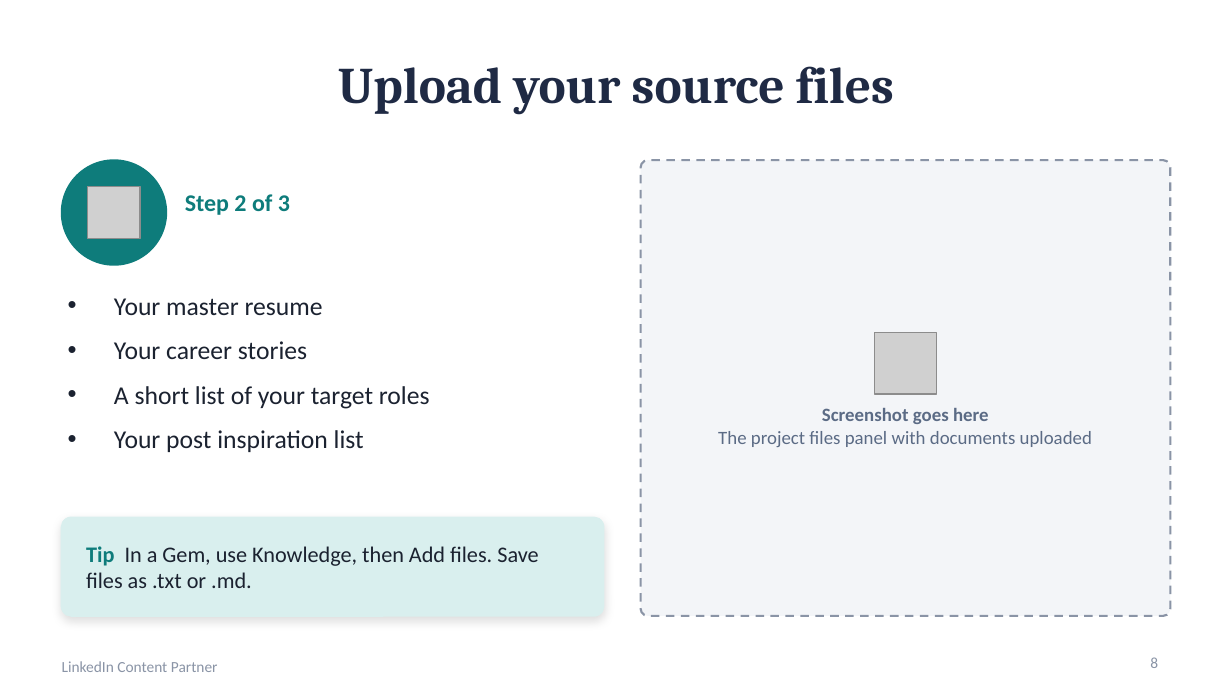
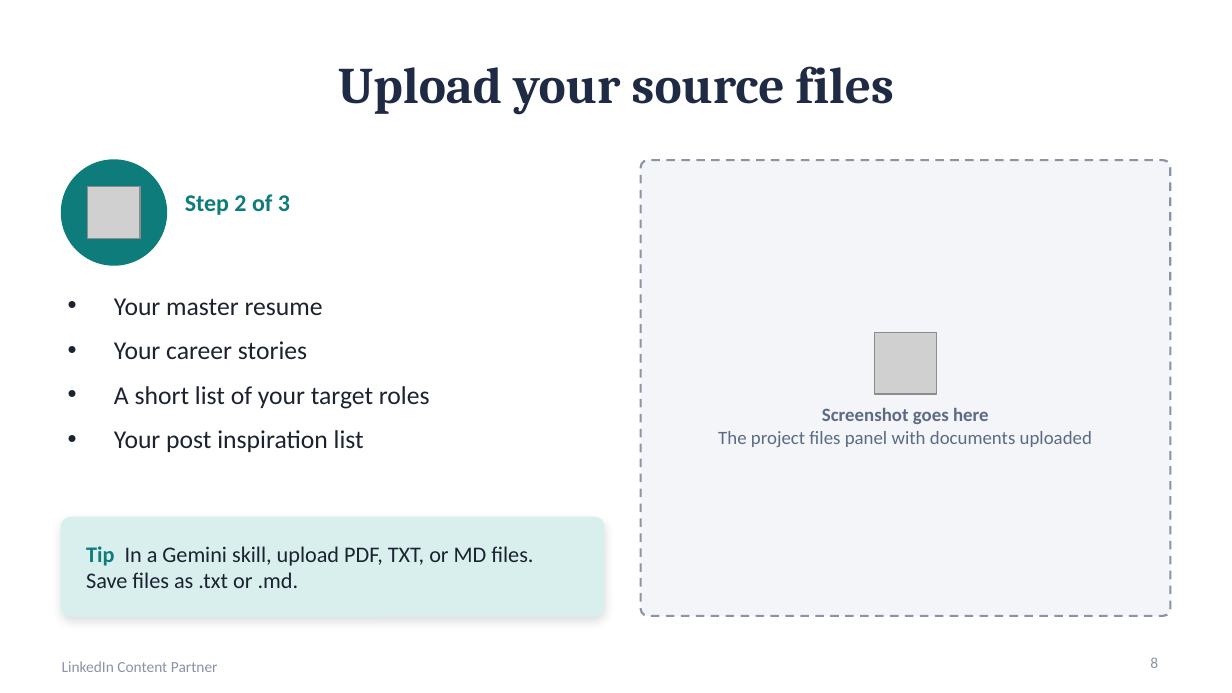
Before and after one commit to crystaljonespmp/LinkedIn-Content-Partner, a slide deck: slide 8 of PowerPoint/LinkedIn-Content-Partner-Setup-Slides.pptx. Drawn at 1232x693 pixels with LibreOffice and Linux fonts; fonts in the diff are those of the drawing; grey boxes stand for pictures. Boxes give left, top, right and bottom in pixels: in the first picture for what was removed or moved away, otherwise in the second. Text is boxed around its words. In the diff, an @@ line names an element or a change of style, - is before the commit and + after.

```diff
--- a/PowerPoint/LinkedIn-Content-Partner-Setup-Slides.pptx
+++ b/PowerPoint/LinkedIn-Content-Partner-Setup-Slides.pptx
@@ text at [86,546,533,588]: text changed @@
-Tip In a Gem, use Knowledge, then Add files. Save files as .txt or .md.
+Tip In a Gemini skill, upload PDF, TXT, or MD files. Save files as .txt or .md.
```
Also in this commit, not shown: 3 other slides changed, 3 other files.
